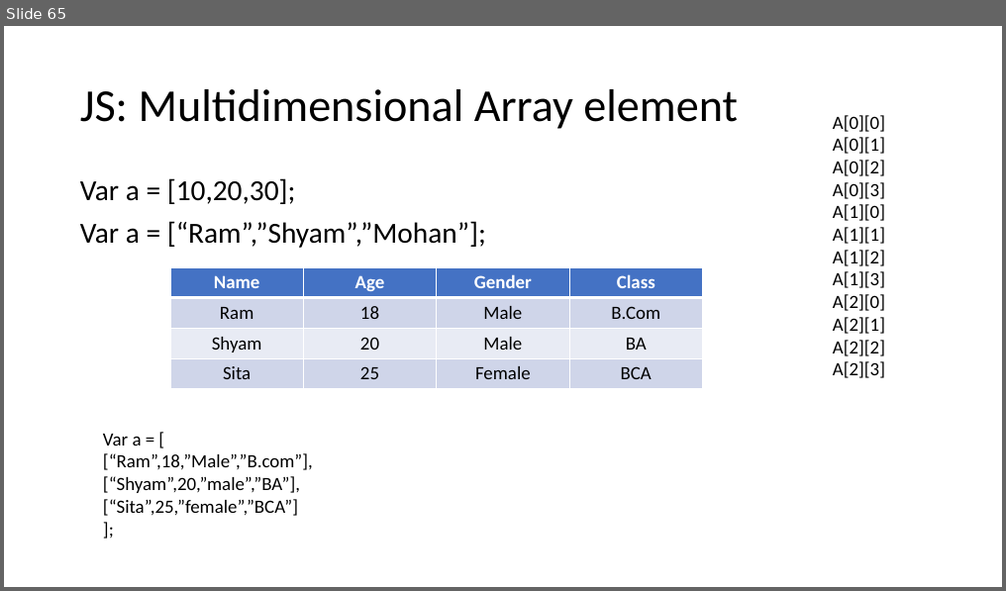
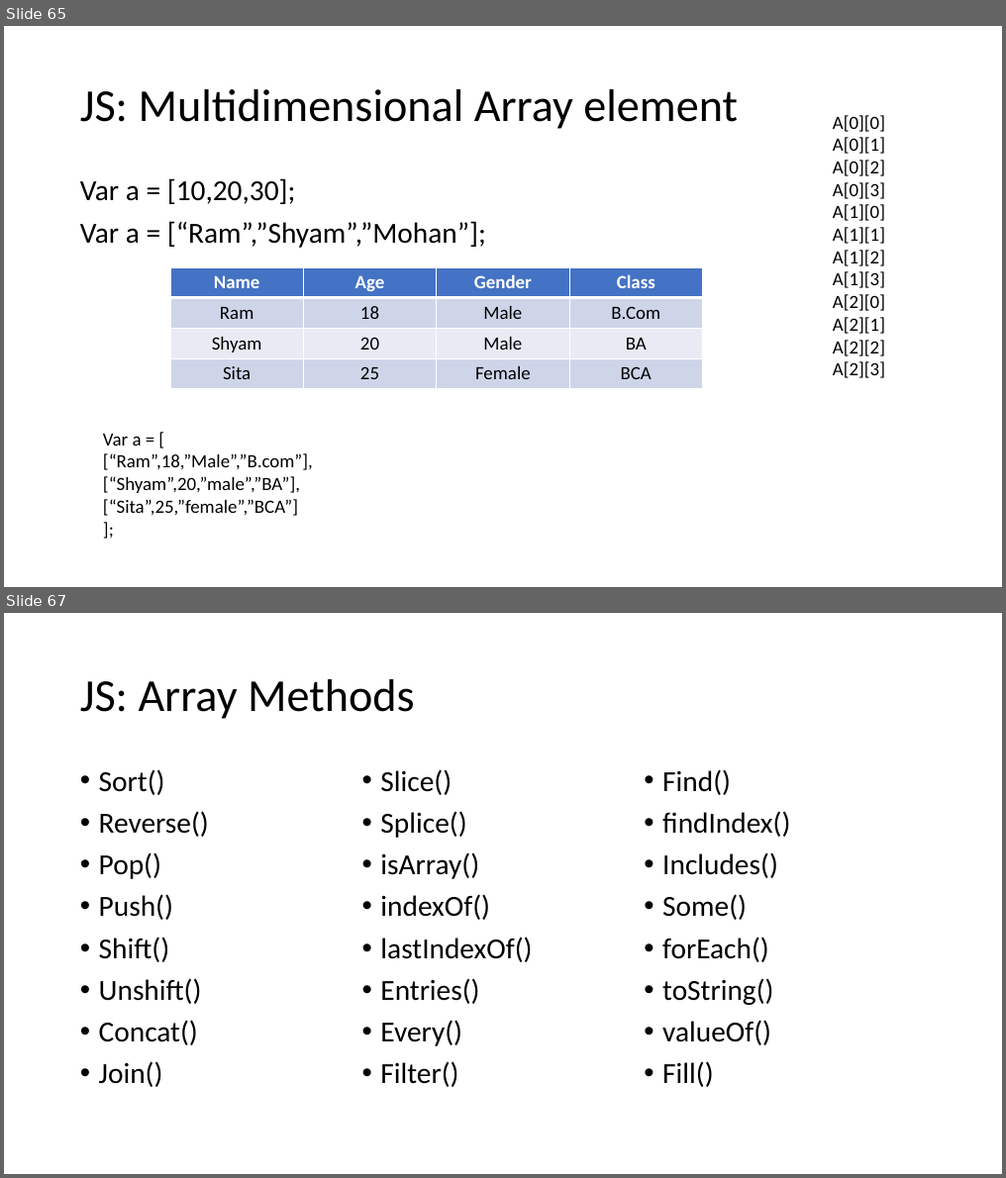
Before and after one commit to PiyushChaturvedii/Batch04, a slide deck: JavaScript.pptx. Shown one above the other, each under a label of ours: slide 65 before the commit, slides 65 and 67 after it; the slides between them are not shown. The pictures are 1006x591 and 1006x1178 pixels, drawn with LibreOffice and Linux fonts; fonts in the diff are those of the drawing. Boxes give left, top, right and bottom in pixels: in the first picture for what was removed or moved away, otherwise in the second. Text is boxed around its words. In the diff, an @@ line names an element or a change of style, - is before the commit and + after.

Commit message:
arrayMethod

```diff
--- a/JavaScript.pptx
+++ b/JavaScript.pptx
@@ slide 67 added at (x1=4, y1=613, x2=1002, y2=1174), background #FFFFFF @@
@@ title added at (x1=80, y1=679, x2=415, y2=719), 44 pt, text #000000 @@
+JS: Array Methods
@@ text added at (x1=99, y1=769, x2=790, y2=1087), 28 pt, text #000000 @@
+• Sort()
+• Reverse()
+• Pop()
+• Push()
+• Shift()
+• Unshift()
+• Concat()
+• Join()
+• Slice()
+• Splice()
+• isArray()
+• indexOf()
+• lastIndexOf()
+• Entries()
+• Every()
+• Filter()
+• Find()
+• findIndex()
+• Includes()
+• Some()
+• forEach()
+• toString()
+• valueOf()
+• Fill()
```
Also in this commit, not shown: 4 other slides added, 2 other files.
